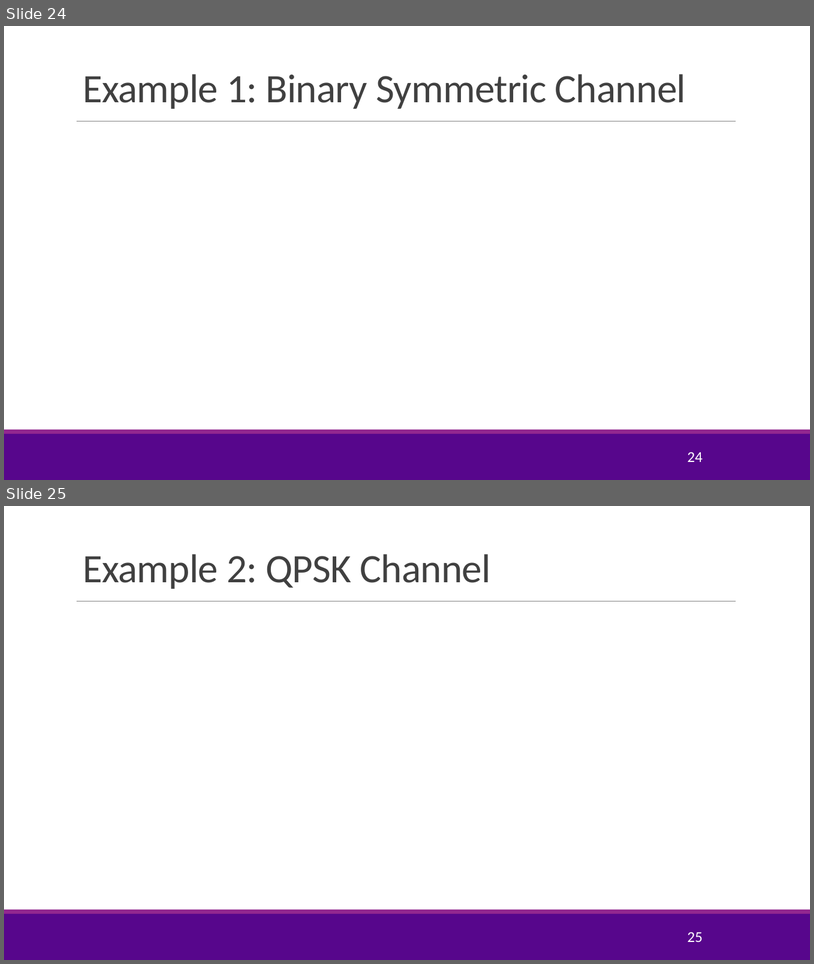
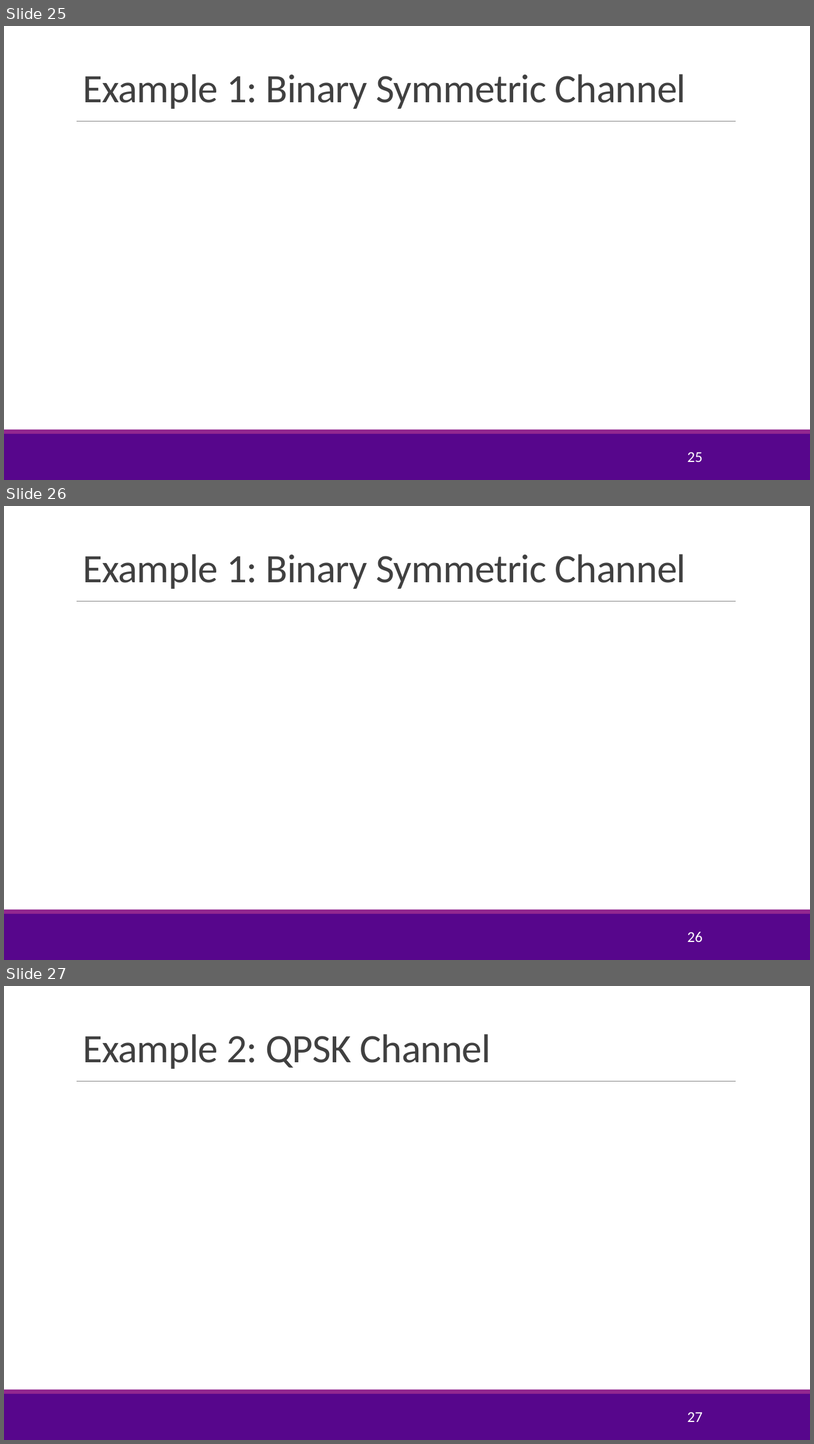
Before and after one commit to sdrangan/digitalcomm, a slide deck: Lectures/Unit10_ConvCodes.pptx. Shown one above the other, each under a label of ours: slides 24 and 25 before the commit, slides 25, 26 and 27 after it. The pictures are 814x964 and 814x1444 pixels, drawn with LibreOffice and Linux fonts; fonts in the diff are those of the drawing; grey boxes stand for pictures; background and template pictures are left out. Boxes give left, top, right and bottom in pixels: in the first picture for what was removed or moved away, otherwise in the second. Text is boxed around its words. In the diff, an @@ line names an element or a change of style, - is before the commit and + after.

```diff
--- a/Lectures/Unit10_ConvCodes.pptx
+++ b/Lectures/Unit10_ConvCodes.pptx
@@ slide 26 added at [4,506,810,960], background #FFFFFF; not listed: 3 template elements that a slide beside it also shows @@
@@ title added at [83,554,686,589], 48 pt, text #404040 @@
+Example 1: Binary Symmetric Channel
@@ page number added at [687,931,703,942], 18 pt, text #FFFFFF @@
+26
@@ what was slide 24 is now slide 25 @@
@@ page number at [687,451,703,462]: text changed @@
-24
+25
@@ what was slide 25 is now slide 27 @@
@@ page number at [687,1411,703,1422]: text changed @@
-25
+27
```
Also in this commit, not shown: 2 slides changed, 1 other slide added, 4 other files.
